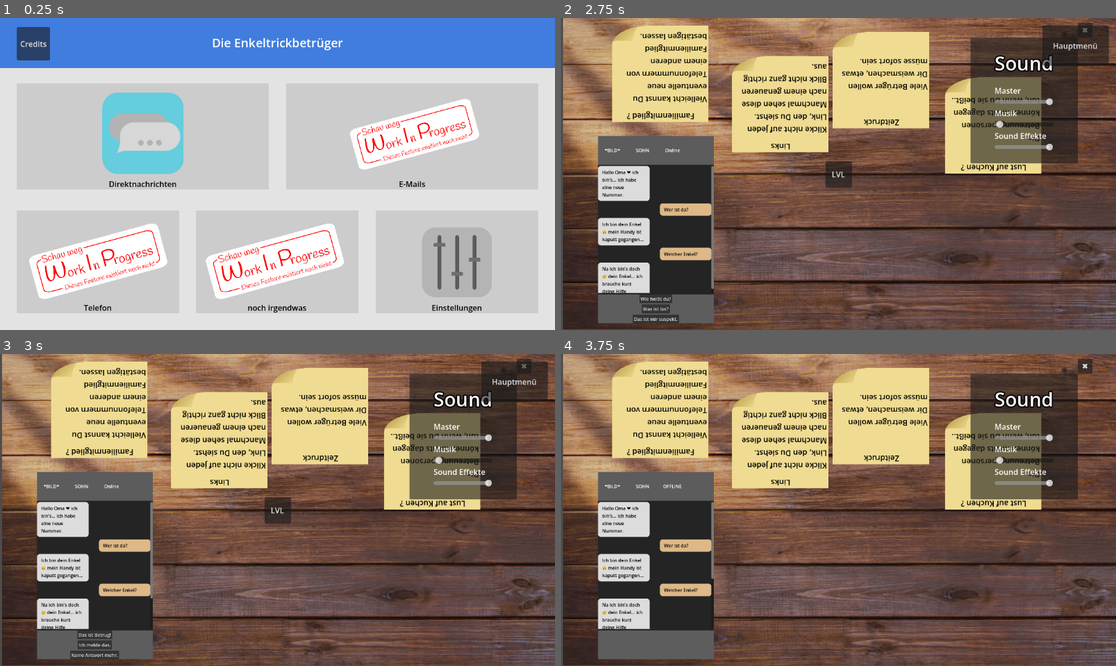
Above: before the commit, frames 1-4 (two rows, left to right).
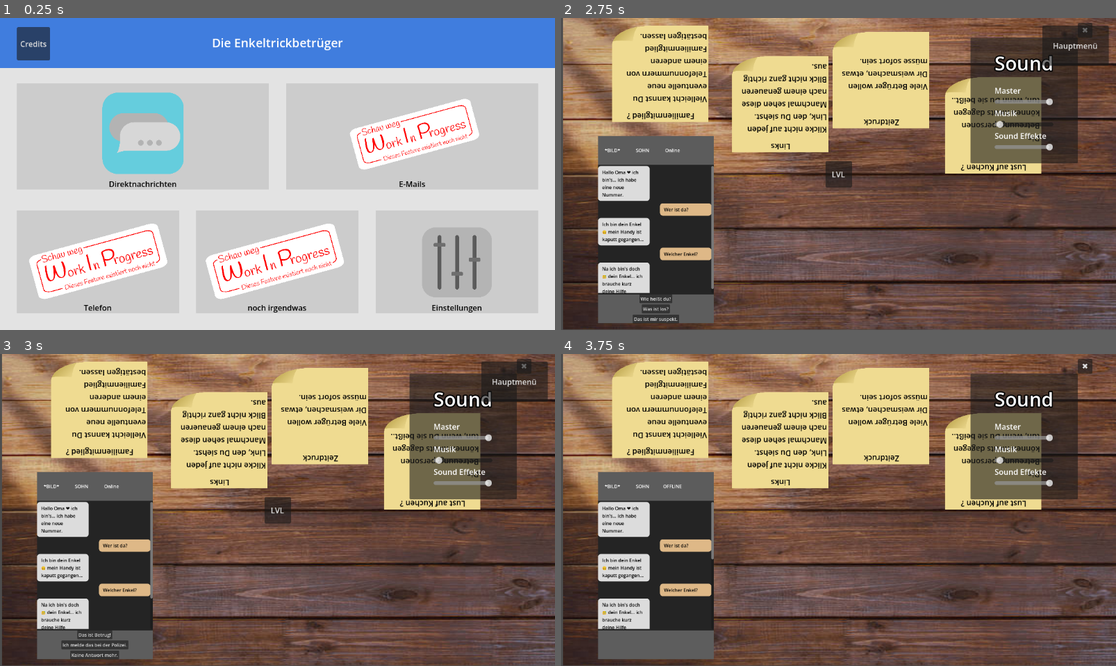
Above: after the commit, the same moments.

Repository: EgmundEGG/Enkeltrickbetr-ger-Spiel
Game: Godot game, scene res://Scenes/MainMenu.tscn
Two runs of this game, one before a commit and one after it. Both use one fixed random seed, a clock stepped at 60 frames per second and the inputs below.
Inputs:
- Up to frame 1 (0.25 s): no input
- Up to frame 2 (2.75 s): click "Direktnachrichten" at 0.5 s; click "Wer ist da?" at 1.25 s; click "Welcher Enkel?" at 2 s
- Up to frame 3 (3 s): click "Wie heißt du?" at 2.75 s
- Up to frame 4 (3.75 s): click "Ich melde das." (after the commit: "Ich melde das bei der Polizei.") at 3.5 s

Frames 1-2 are identical in both runs. In frame 3, 0.2% of the frame differs, in the area x 11-24%, y 91-95%; in frame 4, less than 0.1%.

Commit message:
fertige Version
maybe

Diff:
--- a/enkeltrick-betrug/lvl/lvl_0.gd
+++ b/enkeltrick-betrug/lvl/lvl_0.gd
@@ -18,7 +18,7 @@
 	"text": "📩 E-Mail eingegangen:\n\nBetreff: „Kurz wegen gestern“\n\nHallo,\nich wollte kurz nach dem Termin gestern nachfragen.\nHast du die Unterlagen noch? Falls ja, könntest du sie mir nochmal schicken?\n\nDanke dir.",
 	"options": [
 		{"text": "Welche Unterlagen?", "next": "step1"},
-		{"text": "Ich kenne dich nicht", "next": "fail"},
+		{"text": "Ich kenne dich nicht", "next": "abrupt"},
 		{"text": "Ja ich schicke sie dir", "next": "lucky"}
 	]
 },
@@ -46,7 +46,7 @@
 	"options": [
 		{"text": "Ja gerne", "next": "win"},
 		{"text": "Doch alles gut, ich erinnere mich", "next": "win"},
-		{"text": "Ich breche den Kontakt ab", "next": "fail"}
+		{"text": "Ich breche den Kontakt ab", "next": "ignorant"}
 	]
 },
 
@@ -67,20 +67,30 @@
 	"text": "❌ FALSCHE ENTSCHEIDUNG\n\nDu hast einen echten Kontakt abgeblockt oder abgelehnt.\n\nEs war KEIN Betrug, nur eine normale, wenn auch unklare Nachricht.",
 	"options": []
 },
+
 "lucky": {
 	"text": "⚠️ GLÜCK GEHABT!\n\nEs war tatsächlich ein echter Kollege. Aber einfach blind Dateien zu verschicken, war extrem leichtsinnig!",
+	"options": []
+},
+
+"abrupt": {
+	"text": "🛡️ ETWAS ZU HART\n\nDu hast den Kontakt sofort abgeblockt. Das ist sicher, aber im Berufsalltag oft unhöflich, da es ein echter Kollege war.",
+	"options": []
+},
+
+"ignorant": {
+	"text": "❌ UNHÖFLICH\n\nDer Kollege wollte dir gerade erklären, worum es geht, und du hast einfach den Kontakt abgebrochen. Da warst du zu misstrauisch!",
 	"options": []
 }
 }
 
 #Agent-Auswertung
-
 var auswertung_unten = {
 	"win": [
 		"Gut reagiert! Sie haben durch clevere Nachfragen herausgefunden, wer da schreibt.",
 		"Es war tatsächlich nur ein unorganisierter Kollege. Sie haben den Kontakt erfolgreich geklärt."
 	],
-	"lucky": [ # falls direkt das erste zur Lösung führt
+	"lucky": [
 		"Halt, Moment mal! Sie haben die Dateien einfach blind verschickt, ohne zu wissen, wer am anderen Ende ist?",
 		"Sie hatten Glück, dass es wirklich ein Kollege war. Bei einem Betrüger wären Ihre Daten jetzt weg!",
 		"Lektion für die Zukunft: Erst kritisch nachfragen, dann sensible Daten verschicken!"
@@ -88,6 +98,14 @@
 	"fail": [
 		"Das war leider eine Fehlentscheidung. Sie haben einen echten Kollegen blockiert.",
 		"Nicht jede kurze Nachricht ist Betrug. Achten Sie darauf, ob die Person auf Ihre Nachfragen sachlich eingeht."
+	],
+	"abrupt": [
+		"Das war eine sehr kalte Reaktion. Sie haben sofort geblockt.",
+		"Sicherheitsbewusstsein ist gut, aber ein einfaches 'Wer ist da?' hätte den Kollegen nicht direkt vor den Kopf gestoßen."
+	],
+	"ignorant": [
+		"Schade, der Kollege wollte gerade das Missverständnis aufklären und Sie haben abgebrochen.",
+		"Manchmal lohnt es sich, ein paar Textzeilen mehr zu investieren, bevor man den Stecker zieht."
 	]
 }
 
@@ -96,12 +114,20 @@
 		"Klasse Beratung! Sie haben richtig erkannt, dass hier kein klassisches Betrugsmuster vorlag.",
 		"Ihre Tipps haben geholfen, den echten Kontakt zu verifizieren."
 	],
-	"lucky": [ # falls direkt das erste zur Lösung führt
+	"lucky": [
 		"Da hat Ihr Mitspieler am Handy aber extrem leichtsinnig gehandelt!",
 		"Sie hätten ihn lauter warnen müssen, nicht einfach blind Dateien an Unbekannte zu schicken. Da hatten Sie als Gruppe großes Glück."
-		],
+	],
 	"fail": [
 		"Hier waren Sie als Berater-Team vielleicht etwas zu misstrauisch.",
 		"Der Absender hat keine verdächtigen Links geschickt oder Geld gefordert. Er war einfach nur unhöflich."
+	],
+	"abrupt": [
+		"Da haben Sie den Spieler am Handy wohl etwas zu paranoid gemacht.",
+		"Raten Sie beim nächsten Mal dazu, zumindest die Identität zu erfragen, bevor man den Kontakt abbricht."
+	],
+	"ignorant": [
+		"Da haben Sie als Berater-Team überreagiert.",
+		"Der Chat-Partner hat Hilfe angeboten, um die Situation zu erklären. Das ist kein typisches Betrüger-Verhalten."
 	]
 }
--- a/enkeltrick-betrug/lvl/lvl_1.gd
+++ b/enkeltrick-betrug/lvl/lvl_1.gd
@@ -1,5 +1,5 @@
 extends Resource
-#Agent-Story Intro
+
 var agenten_text_unten: Array[String] = [
 	"Es ist ein ruhiger Nachmittag. Sie sitzen gemütlich bei einer Tasse Kaffee, als plötzlich Ihr Handy vibriert.",
 	"Eine Nachricht von einer unbekannten Nummer taucht auf dem Display auf. Jemand behauptet, Ihr Enkel zu sein.",
@@ -36,7 +36,7 @@
 	"text": "Mein altes Handy ist ins Wasser gefallen 😭 das ist jetzt meine neue Nummer",
 	"options": [
 		{"text": "Okay, was gibt's?", "next": "story"},
-		{"text": "Ich glaube dir nicht.", "next": "win"},
+		{"text": "Ich glaube dir nicht.", "next": "paranoid"},
 		{"text": "Ich frage deine Eltern.", "next": "win"}
 	]
 },
@@ -99,7 +99,7 @@
 	"text": "Ähm... ich muss später schreiben...",
 	"options": [
 		{"text": "Das ist Betrug!", "next": "win"},
-		{"text": "Ich melde das.", "next": "win"},
+		{"text": "Ich melde das bei der Polizei.", "next": "reported"},
 		{"text": "Keine Antwort mehr.", "next": "win"}
 	]
 },
@@ -131,27 +131,46 @@
 	"text": "✅ Gut gemacht! Du hast den Betrug erkannt.",
 	"options": []
 },
+
 "lucky": {
 	"text": "⚠️ GLÜCK GEHABT!\n\nDu hast die Überweisung im allerletzten Moment noch abgebrochen! Das war ein Betrüger. Du hast ihm anfangs viel zu schnell vertraut, aber zum Glück dein Geld behalten.",
+	"options": []
+},
+
+"paranoid": {
+	"text": "🛡️ SEHR VORSICHTIG\n\nDu hast direkt bei der ersten Nachricht abgeblockt. Du bist zwar sicher, hast dem Betrüger aber keine Chance gegeben, sich selbst zu verraten.",
+	"options": []
+},
+
+"reported": {
+	"text": "⭐ PERFEKT GELÖST!\n\nDu hast den Betrüger nicht nur entlarvt, sondern direkt signalisiert, dass du die Chatverläufe der Polizei meldest. Besser geht es nicht!",
 	"options": []
 }
 }
 
-#Agent-Auswertung
 var auswertung_unten = {
 	"win": [
 		"Hervorragend! Sie haben den Betrug rechtzeitig erkannt.",
 		"Sie haben kritisch nachgefragt und keine Überweisung getätigt. Genau so schützt man sich!"
 	],
-	"lucky": [ # wie bei lvl_0
-		"Glück gehabt! Es war diesmal tatsächlich Ihr echter Enkel.",
-		"Aber Sie haben die neue Nummer einfach akzeptiert, ohne sie z.B. bei den Eltern zu überprüfen.",
-		"Genau diese Gutgläubigkeit nutzen Enkeltrick-Betrüger gnadenlos aus. Seien Sie beim nächsten Mal kritischer!"
+	"lucky": [
+		"Puh, das war denkbar knapp!",
+		"Sie haben den Betrug erst im allerletzten Moment erkannt und fast Geld überwiesen.",
+		"Lektion für die Zukunft: Vertrauen Sie unbekannten Nummern niemals so lange. Klären Sie die Identität sofort am Anfang!"
 	],
 	"lose": [
 		"Das Spiel ist vorbei. Leider haben Sie das Geld überwiesen.",
 		"Der Betrüger hat Zeitdruck aufgebaut ('Ich bekomme sonst große Probleme') und Sie manipuliert.",
 		"Merken Sie sich: Bei Geldforderungen über Messenger immer erst persönlich anrufen!"
+	],
+	"paranoid": [
+		"Sie haben den Kontakt direkt nach der ersten Nachricht beendet.",
+		"Damit sind Sie absolut sicher, aber es hätte auch wirklich Ihr Enkel sein können.",
+		"Ein kurzer Anruf zur Sicherheit schadet nie!"
+	],
+	"reported": [
+		"Absolut vorbildlich! Das war eine Lehrbuch-Reaktion.",
+		"Sie haben den Betrug entlarvt und der Hinweis auf die Polizei ist die perfekte Reaktion, um Betrüger abzuschrecken."
 	]
 }
 
@@ -160,12 +179,21 @@
 		"Klasse Beratung! Ihr Team hat die richtigen Schlüsse gezogen.",
 		"Sie haben rechtzeitig erkannt, dass die angebliche Notsituation nur erfunden war."
 	],
-	"lucky": [ # wie bei lvl_0
-		"Das war etwas leichtsinnig beraten!",
-		"Die Gruppe hat die neue Nummer blind akzeptiert, ohne kritische Nachfragen zu stellen. Das hätte auch ein Betrüger sein können."
+	"lucky": [
+		"Da haben Sie als Team nochmal riesiges Glück gehabt!",
+		"Ihr Mitspieler am Handy war extrem leichtgläubig und stand kurz vor der Überweisung.",
+		"Sie müssen als Berater viel lauter und früher Alarm schlagen, wenn Unbekannte plötzlich von Geld schreiben!"
 	],
 	"lose": [
 		"Der Betrug war erfolgreich. Das Geld ist weg.",
 		"Beim nächsten Mal müssen Sie den Spieler am Handy lauter und früher warnen, wenn plötzlich von Geld die Rede ist!"
+	],
+	"paranoid": [
+		"Ihr Team geht auf Nummer sicher. Niemand kommt hier durch!",
+		"Denken Sie aber daran, dass ein paar Kontrollfragen am Anfang noch kein Sicherheitsrisiko sind."
+	],
+	"reported": [
+		"Großartiges Teamwork!",
+		"Sie haben die Ruhe bewahrt, Beweise im Chat provoziert und dann genau den richtigen Schritt gewählt."
 	]
 }
--- a/enkeltrick-betrug/lvl/lvl_2.gd
+++ b/enkeltrick-betrug/lvl/lvl_2.gd
@@ -28,7 +28,7 @@
 	"options": [
 		{"text": "Ich erwarte kein Paket", "next": "step2"},
 		{"text": "Vielleicht habe ich etwas vergessen", "next": "step2"},
-		{"text": "Ich prüfe das bei DHL", "next": "win"}
+		{"text": "Ich prüfe das bei DHL", "next": "pro_win"}
 	]
 },
 
@@ -37,7 +37,7 @@
 	"options": [
 		{"text": "Das ist ja knapp", "next": "step3"},
 		{"text": "Ich will mein Paket nicht verlieren", "next": "step3"},
-		{"text": "Ich ignoriere das", "next": "win"}
+		{"text": "Ich ignoriere das", "next": "ignored"}
 	]
 },
 
@@ -55,7 +55,7 @@
 	"options": [
 		{"text": "Ich öffne den Link", "next": "step_link"},
 		{"text": "Die URL wirkt falsch", "next": "win"},
-		{"text": "Ich gehe auf die echte DHL-Seite", "next": "win"}
+		{"text": "Ich gehe auf die echte DHL-Seite", "next": "pro_win"}
 	]
 },
 
@@ -71,7 +71,7 @@
 	"text": "⏰ LETZTE WARNUNG:\nIhr Paket wird in 15 Minuten automatisch storniert.\nZusätzliche Rücksendekosten: 19,99€.",
 	"options": [
 		{"text": "Ich zahle sofort", "next": "lose"},
-		{"text": "Ich rufe DHL direkt an", "next": "win"},
+		{"text": "Ich rufe DHL direkt an", "next": "pro_win"},
 		{"text": "Ich breche ab", "next": "win"}
 	]
 },
@@ -82,11 +82,22 @@
 },
 
 "win": {
-	"text": "✅ BETRUG ERKANNT\n\nSehr gut!\nDu hast typische Warnzeichen erkannt:\n- Zeitdruck\n- kleine Gebühr\n- unbekannter Link\n- künstliche Dringlichkeit\n\nDu bist sicher geblieben.",
+	"text": "✅ BETRUG ERKANNT\n\nSehr gut!\nDu hast typische Warnzeichen erkannt:\n- Zeitdruck\n- kleine Gebühr\n- unbekannter Link\n\nDu bist sicher geblieben.",
 	"options": []
 },
+
 "lucky": {
 	"text": "⚠️ GLÜCK GEHABT\n\nDu hast den Vorgang noch rechtzeitig abgebrochen!\nDas Geld ist sicher, aber das Anklicken des Links war extrem riskant. So können Betrüger Schadsoftware auf dein Smartphone laden.",
+	"options": []
+},
+
+"ignored": {
+	"text": "🛡️ IGNORIERT\n\nDu hast die Nachricht einfach ignoriert. Das ist sicher, aber du hast auch nicht überprüft, ob es vielleicht doch ein echtes Paket war.",
+	"options": []
+},
+
+"pro_win": {
+	"text": "⭐ PROFI-VERHALTEN\n\nGenial! Statt auf den Link in der SMS zu klicken, hast du die echte Website geöffnet oder angerufen. Das ist der ultimative Schutz vor Phishing!",
 	"options": []
 }
 }
@@ -96,7 +107,7 @@
 		"Sehr gut! Sie sind auf den falschen Paketdienst nicht hereingefallen.",
 		"Kleine Gebühren und hoher Zeitdruck sind absolute Warnsignale. Sie haben Ihre Daten erfolgreich beschützt!"
 	],
-	"lucky": [ # dasselbe wie vorher bei lvl_0
+	"lucky": [
 		"Puh, das war knapp!",
 		"Sie haben die Datenabfrage im letzten Moment abgebrochen und kein Geld verloren. Aber Vorsicht:",
 		"Allein das Anklicken von Links aus solchen SMS kann gefährliche Viren auf Ihr Smartphone laden!"
@@ -105,6 +116,14 @@
 		"Leider war das ein Betrug. Sie haben Ihre Zahlungsdaten an Betrüger gegeben.",
 		"Der angebliche Paketdienst hat Sie mit künstlichem Zeitdruck in die Falle gelockt.",
 		"Geben Sie niemals Bankdaten über Links in solchen SMS oder Mails ein!"
+	],
+	"ignored": [
+		"Sicher ist sicher! Sie haben die Nachricht gelöscht.",
+		"Noch besser wäre es gewesen, die Sendungsnummer kurz in der offiziellen DHL-App zu prüfen, um 100% sicher zu sein."
+	],
+	"pro_win": [
+		"Herausragend! Sie haben die goldene Regel befolgt:",
+		"Niemals Links in Mails klicken, sondern die offizielle Website manuell im Browser öffnen. Besser kann man es nicht machen!"
 	]
 }
 
@@ -113,12 +132,20 @@
 		"Exzellente Arbeit vom Berater-Team! Sie haben den Phishing-Versuch schnell enttarnt.",
 		"Der gefälschte Link und der künstliche Druck wurden von Ihnen richtig als Betrug gedeutet."
 	],
-	"lucky": [ # dasselbe wie vorher in lvl_0
+	"lucky": [
 		"Da haben Sie nochmal Glück gehabt!",
 		"Ihr Mitspieler am Handy hat den gefährlichen Link angeklickt. Da hätten Sie als Berater lauter und früher warnen müssen!"
 	],
 	"lose": [
 		"Die Daten wurden gestohlen. Der Phishing-Angriff war leider erfolgreich.",
 		"Sie müssen beim nächsten Mal sofort eingreifen, wenn das Handy nach Kreditkartendaten oder Passwörtern fragt!"
+	],
+	"ignored": [
+		"Eine entspannte Lösung des Teams.",
+		"Das Ignorieren von Spam ist völlig legitim, auch wenn die tatsächliche Begründung dafür kurz ausfällt."
+	],
+	"pro_win": [
+		"Eine Meisterleistung der Beratung!",
+		"Sie haben den Spieler angeleitet, den Link zu ignorieren und stattdessen die offizielle Route zu gehen. Das ist IT-Sicherheit in Perfektion. Hut ab!"
 	]
 }
